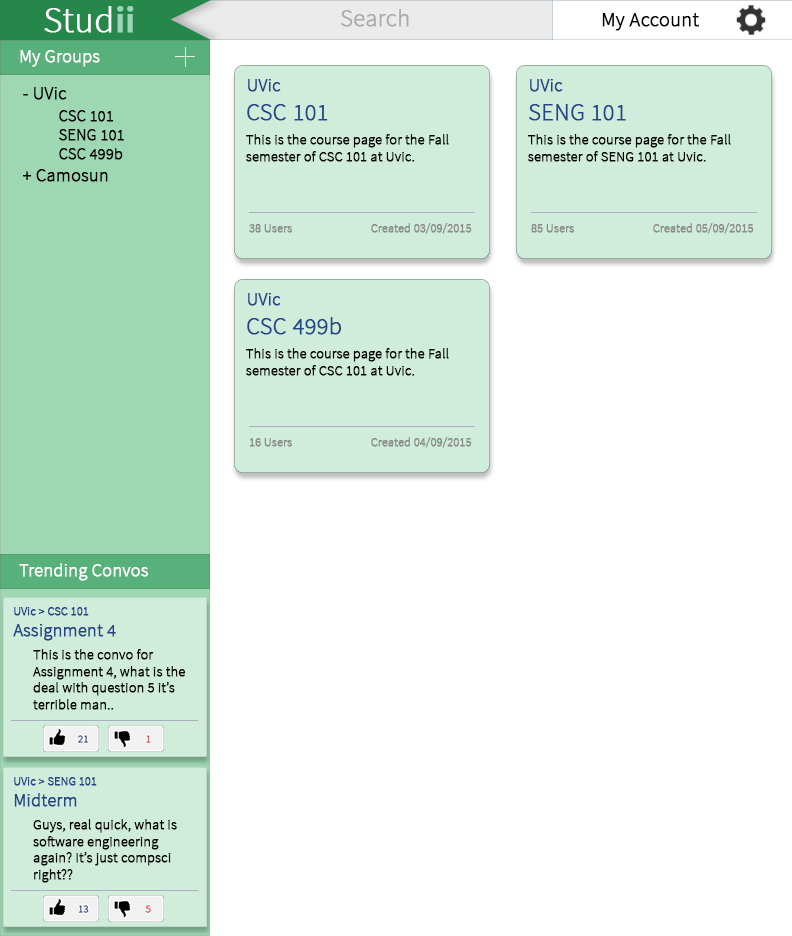
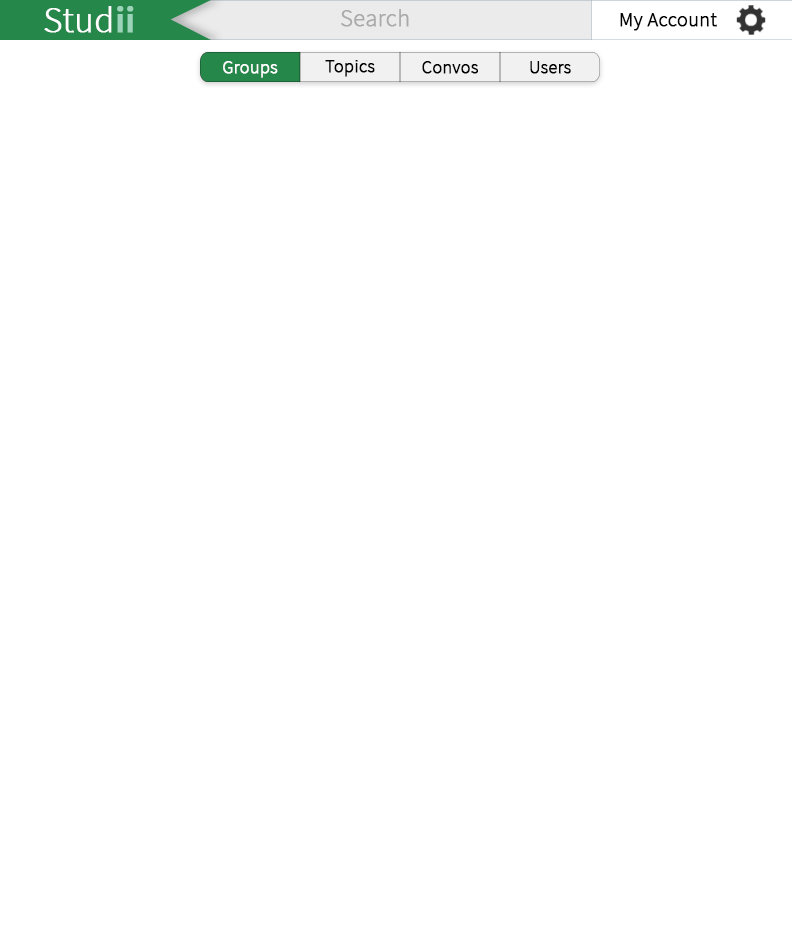
Comparing the layer stacks of the two 792 x 936 images. Changes:
painted on "TopNav" over <box>552,0,717,40</box>
hid "Left Nav" over <box>0,40,210,936</box>
added layer "Search type bar" above "Course Tiles" over <box>200,52,600,82</box>
moved "Course Tile" into group "Course Tiles" over <box>234,65,490,259</box>
moved "Course Tile 2" into group "Course Tiles" over <box>516,65,772,259</box>
moved "Course Tile 3" into group "Course Tiles" over <box>234,279,490,473</box>
